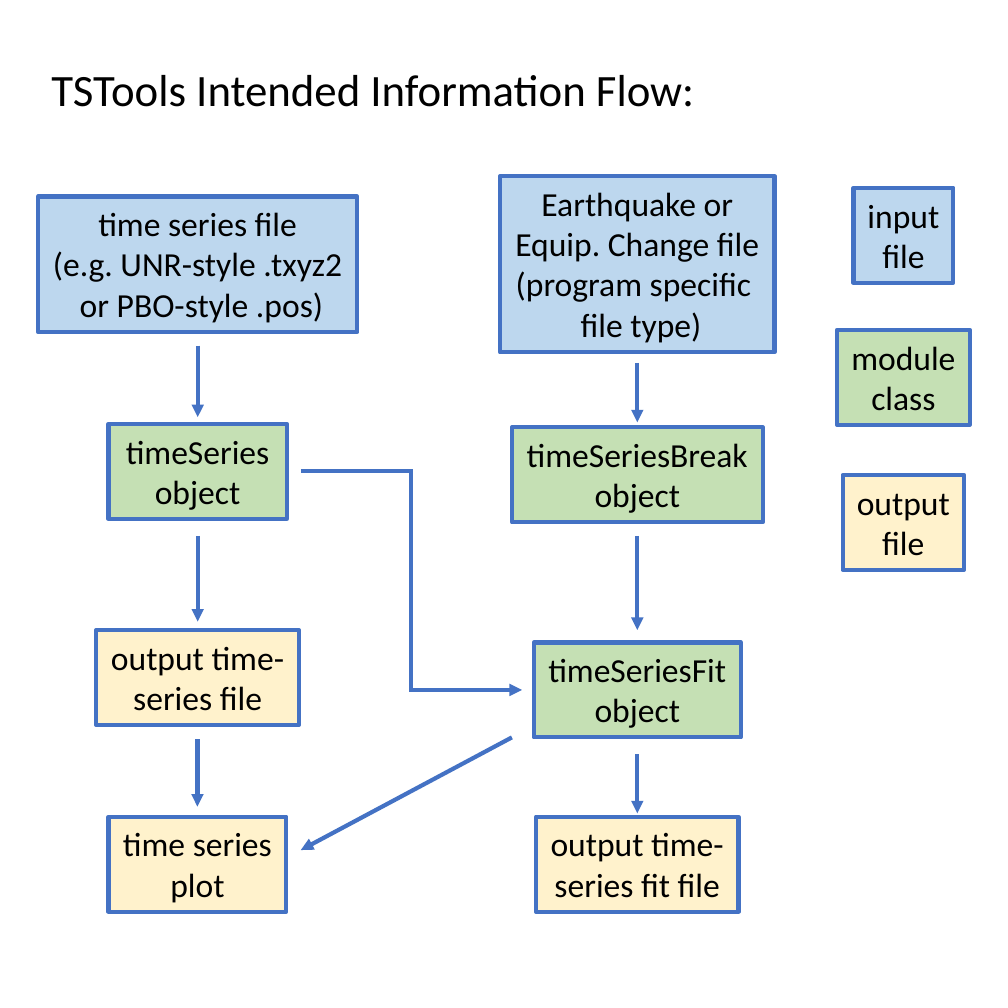
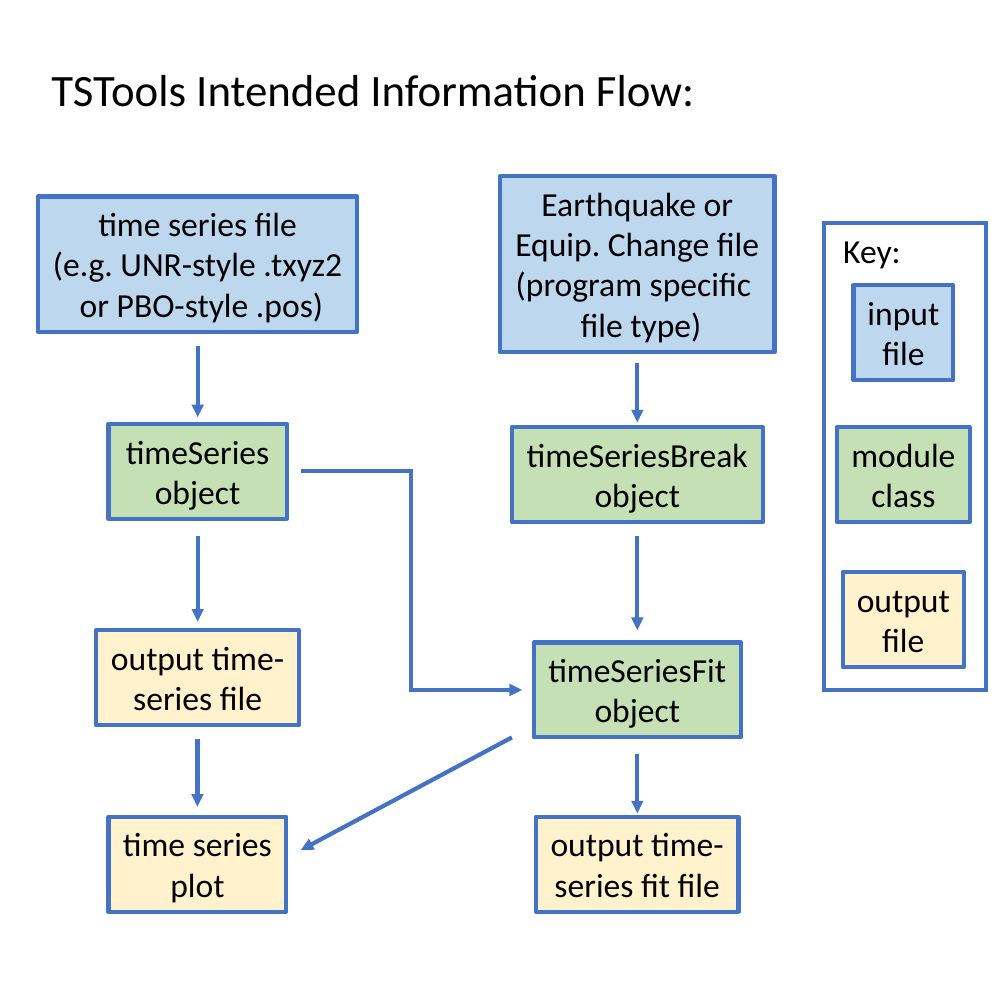
Before and after one commit to pkmcfarland/TSTools, a slide deck: slide 1 of Docs/InfoFlow/infoFlow.pptx. Drawn at 1008x1008 pixels with LibreOffice and Linux fonts; fonts in the diff are those of the drawing. Boxes give left, top, right and bottom in pixels: in the first picture for what was removed or moved away, otherwise in the second. Text is boxed around its words. In the diff, an @@ line names an element or a change of style, - is before the commit and + after.

Commit message:
Added legend to infoFlow.pptx

```diff
--- a/Docs/InfoFlow/infoFlow.pptx
+++ b/Docs/InfoFlow/infoFlow.pptx
@@ rectangle added at (824, 223, 985, 689), outline #4472C4 2.25 pt @@
@@ text added at (843, 241, 900, 269), 18 pt, text #000000 @@
+Key:
@@ rectangle "input": place and size @@
-rectangle "input" at (853, 188, 953, 284)
+rectangle "input" at (853, 285, 953, 380)
@@ rectangle "module": place and size @@
-rectangle "module" at (837, 329, 970, 425)
+rectangle "module" at (837, 427, 970, 523)
@@ rectangle "output": place and size @@
-rectangle "output" at (843, 474, 964, 570)
+rectangle "output" at (843, 573, 964, 668)
```
Also in this commit, not shown: 1 other file.
